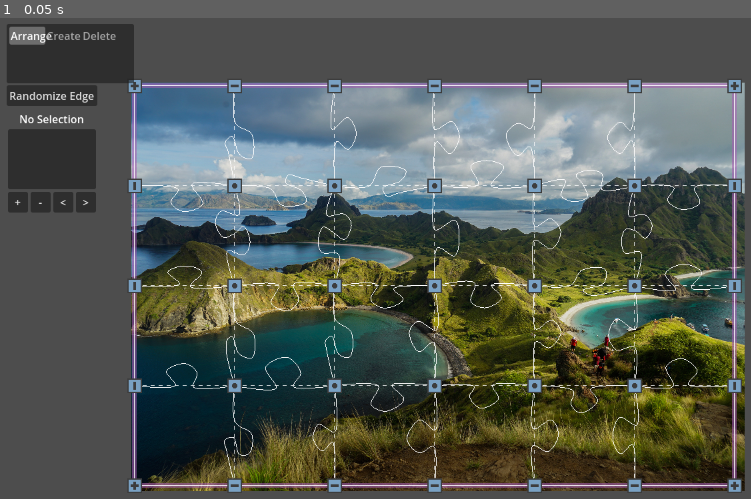
Above: before the commit, frame 1.
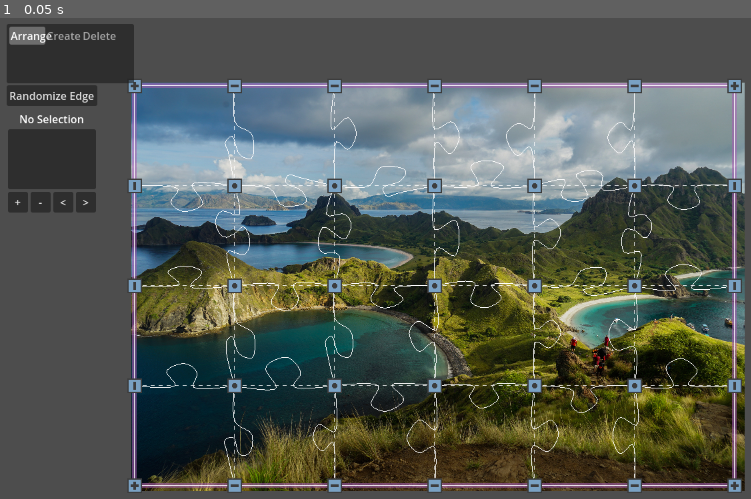
Above: after the commit, the same moment.

Repository: kreibaum/puzzle-shark
Game: Godot game, scene res://editor.tscn
Two runs of this game, one before a commit and one after it. Both use one fixed random seed, a clock stepped at 60 frames per second and the inputs below.
Inputs:
- Up to frame 1 (0.05 s): no input

The runs differ from the first frame. In frame 1, 0.3% of the frame differs, in the area x 21-94%, y 16-94%.

Commit message:
deserialization now restores edges, stickers still missing

Diff:
--- a/Edge/CatmulRomSpline.gd
+++ b/Edge/CatmulRomSpline.gd
@@ -1,25 +1,14 @@
-class_name CatmulRomSpline extends Line2D
-
-@export var samples: int = 128
-
-# A spline follows several points. These points are called "control points".
-var control_points: PackedVector2Array
-
-# Each control point is associated with a time value.
-var control_times: PackedFloat32Array
-
-var is_relevant: bool = false
+class_name CatmulRomSpline extends Object
 
 # Called when the node enters the scene tree for the first time.
-func refresh_samples(guide: PackedVector2Array):
+static func refresh_samples(control_points: PackedVector2Array, samples: int) -> PackedVector2Array:
 	# We do a Catmul-Rom spline interpolation between the points of the Line2D
 	# node that guides the spline.
 
-	control_points = guide
 	if control_points.size() < 4:
-		return
+		return control_points.duplicate()
 
-	control_times = PackedFloat32Array()
+	var control_times = PackedFloat32Array()
 	control_times.append(0.0)
 	for i in range(1, control_points.size()):
 		var alpha = 0.5  # Regular Catmul-Rom spline.
@@ -40,28 +29,27 @@
 		while index < control_times.size() - 1 and control_times[index + 1] < t:
 			index += 1
 
-		var t0 = control_times[clp(index - 1)]
-		var t1 = control_times[clp(index)]
-		var t2 = control_times[clp(index + 1)]
-		var t3 = control_times[clp(index + 2)]
+		var size = control_points.size()
+		var t0 = control_times[clp(index - 1, size)]
+		var t1 = control_times[clp(index, size)]
+		var t2 = control_times[clp(index + 1, size)]
+		var t3 = control_times[clp(index + 2, size)]
 
-		var p0 = control_points[clp(index - 1)]
-		var p1 = control_points[clp(index)]
-		var p2 = control_points[clp(index + 1)]
-		var p3 = control_points[clp(index + 2)]
+		var p0 = control_points[clp(index - 1, size)]
+		var p1 = control_points[clp(index, size)]
+		var p2 = control_points[clp(index + 1, size)]
+		var p3 = control_points[clp(index + 2, size)]
 
 		var point = interpolate_one_point(p0, p1, p2, p3, t0, t1, t2, t3, t)
 		sample_points.append(point)
 
 	sample_points.append(control_points[control_points.size() - 1])
-
-	points = sample_points
-	is_relevant = true
+	return sample_points
 
 
 # Clamp function, that is context aware.
-func clp(index: int) -> int:
-	return clamp(index, 0, control_points.size() - 1)
+static func clp(index: int, size: int) -> int:
+	return clamp(index, 0, size - 1)
 	# if index < 0:
 	# 	return 0
 	# elif index >= control_points.size():
@@ -70,7 +58,7 @@
 	# 	return index
 
 
-func interpolate_one_point(
+static func interpolate_one_point(
 	p0: Vector2,
 	p1: Vector2,
 	p2: Vector2,
@@ -91,11 +79,11 @@
 	return interpolate_one_layer(b1, b2, t1, t2, t)
 
 
-func interpolate_one_layer(p0: Vector2, p1: Vector2, t0: float, t1: float, t: float) -> Vector2:
+static func interpolate_one_layer(p0: Vector2, p1: Vector2, t0: float, t1: float, t: float) -> Vector2:
 	if basically_equal(p0, p1):
 		return p0
 	return p0 * ((t1 - t) / (t1 - t0)) + p1 * ((t - t0) / (t1 - t0))
 
 
-func basically_equal(a: Vector2, b: Vector2) -> bool:
+static func basically_equal(a: Vector2, b: Vector2) -> bool:
 	return a.distance_to(b) < 0.1
--- a/Edge/Edge.gd
+++ b/Edge/Edge.gd
@@ -9,6 +9,10 @@
 ## Thickness of the outline that is shown when hovered or active
 @export var outline_width: float = 10.0
 @export var	collider_width: float = 16.0
+
+## Number of samples of the interpolated curve
+@export var samples: int = 128
+
 
 ## Points of the edge skeleton (local coordinates)
 ## Skeleton points are normalized in local coordinates such that the
@@ -17,6 +21,9 @@
 
 ## Points of the smoothly interpolated edge (local coordinates)
 var points: PackedVector2Array
+
+## Points of the dashed guide line that directly connects the vertices
+var guide: PackedVector2Array = PackedVector2Array()
 
 ## Difference vector from left to right vertex of the edge (global coordinates)
 var baseline: Vector2 = Vector2(0, 0)
@@ -39,7 +46,7 @@
 	var edge_shape = PackedVector2Array()
 	edge_shape.append(left)
 	edge_shape.append(right)
-	self.points = edge_shape
+	set_skeleton(edge_shape)
 	update()
 
 
@@ -55,9 +62,7 @@
 
 ## Smooth the edge skeleton via a CatmulRomSpline
 func smooth_skeleton():
-	$CatmulRomSpline.refresh_samples(self.skeleton)
-	if $CatmulRomSpline.is_relevant:
-		self.points = $CatmulRomSpline.points.duplicate()
+	self.points = CatmulRomSpline.refresh_samples(self.skeleton, samples)
 
 ## Set a new skeleton for the edge
 func set_skeleton(new_points: PackedVector2Array):
@@ -167,6 +172,10 @@
 # At this point, all other nodes already exist, even though they may not be
 # members of the scene tree yet.
 func _ready():
+	# Initialize the guide line
+	for i in range(0, 26):
+		guide.append(Vector2(i * 4, 0))
+
 	normalize_skeleton()
 	left_vertex.position_changed.connect(query_update_position)
 	right_vertex.position_changed.connect(query_update_position)
@@ -174,12 +183,11 @@
 	update()
 
 func _draw():
+	# draw the actual line
 	draw_polyline(points, Color.WHITE, -1, false)
-	# if active or focused:
-	var multiline = PackedVector2Array()
-	for i in range(0, 26):
-		multiline.append(Vector2(i * 4, 0))
-	draw_multiline(multiline, Color(1.0, 1.0, 1.0, 0.8))
+	# draw the guide
+	draw_multiline(guide, Color(1.0, 1.0, 1.0, 0.8))
+	# draw the edge handle if activated
 
 ## Check for overlap with another edge.
 func _process(_delta):
--- a/Edge/Edge.gdshader
+++ /dev/null
@@ -1,12 +0,0 @@
-shader_type canvas_item;
-
-void fragment() {
-	// Place fragment code here.
-	vec4 color = texture(TEXTURE, UV);
-	if (COLOR.a == 0.0) {
-		COLOR = vec4(0.4, 0.6, 0.9, 0.1);
-	}
-	else {
-		COLOR = color;
-	}
-}
--- a/Edge/edge.tscn
+++ b/Edge/edge.tscn
@@ -1,7 +1,6 @@
-[gd_scene load_steps=5 format=3 uid="uid://gjm0smikvmpw"]
+[gd_scene load_steps=4 format=3 uid="uid://gjm0smikvmpw"]
 
 [ext_resource type="Script" path="res://Edge/Edge.gd" id="1_m0crv"]
-[ext_resource type="Script" path="res://Edge/CatmulRomSpline.gd" id="2_2wmnf"]
 
 [sub_resource type="Gradient" id="Gradient_6fvmw"]
 interpolation_mode = 2
@@ -18,15 +17,10 @@
 collision_mask = 4
 monitorable = false
 script = ExtResource("1_m0crv")
+samples = 32
 
 [node name="Polygon" type="CollisionPolygon2D" parent="."]
 polygon = PackedVector2Array(13, -1, 13, 14, 110, 18, 92, -37, 120, -57, 148, -40, 128, 16, 238, 11, 234, -15, 170, -18, 187, -66, 113, -103, 61, -62, 57, -36, 75, -14, 17, -20)
-
-[node name="CatmulRomSpline" type="Line2D" parent="."]
-visible = false
-points = PackedVector2Array(429, -92)
-script = ExtResource("2_2wmnf")
-samples = 64
 
 [node name="Outline" type="Line2D" parent="."]
 show_behind_parent = true
--- a/PuzzleCanvas/CanvasSerializer.gd
+++ b/PuzzleCanvas/CanvasSerializer.gd
@@ -1,22 +1,49 @@
-class_name CanvasSerializer extends Node
+class_name CanvasSerializer extends Object
 
 ## We use the CanvasSerializer to store and load the state of the puzzle.
 ## This can also be (ab-)used to implement undo/redo functionality.
 ## This means we also store some ephemeral state like the current selection.
 
 
+static func serialize_vector2array(array: PackedVector2Array) -> Array:
+	var points = []
+	for point in array:
+		points.append({"x": point.x, "y": point.y})
+	return points
+
+
+static func deserialize_vector2array(points: Array) -> PackedVector2Array:
+	var array = PackedVector2Array()
+	for point in points:
+		array.append(Vector2(point["x"], point["y"]))
+	return array
+
+
 ## Serialize the canvas to a json object.
 ## { vertices : [ { x: 23.4, y: 77.3 } ] }
 static func serialize(canvas: PuzzleCanvas) -> Dictionary:
+	var indices = {}
 	var json = {}
+
 	json["vertices"] = []
+	json["edges"] = []
 
+	var index = 0
 	for vertex in canvas.vertices:
-		# TODO: Missing id (iterated and put in map for vertex -> id lookup)
-		# This lookup map is needed for the edges.
-		# TODO: anchor type must be serialized
 		# TODO: stickerId must be serialized, after we got stickers
-		json["vertices"].append({"x": vertex.position.x, "y": vertex.position.y})
+		var x = vertex.position.x
+		var y = vertex.position.y
+		var anchor = vertex.anchor
+
+		json["vertices"].append({"x": x, "y": y, "anchor": vertex.anchor})
+		indices[vertex] = index
+		index += 1
+
+	for edge in canvas.edges:
+		var left = indices[edge.left_vertex]
+		var right = indices[edge.right_vertex]
+		var skeleton = serialize_vector2array(edge.skeleton)
+		json["edges"].append({"left": left, "right": right, "skeleton": skeleton})
 
 	return json
 
@@ -26,4 +53,12 @@
 	canvas.clear()
 
 	for vertex in json["vertices"]:
-		canvas.create_vertex(Vector2(vertex["x"], vertex["y"]))
+		var canvas_vertex = canvas.create_vertex(Vector2(vertex["x"], vertex["y"]))
+		canvas_vertex.set_anchor_mode(vertex["anchor"])
+
+
+	for edge in json["edges"]:
+		var left = canvas.vertices[edge["left"]]
+		var right = canvas.vertices[edge["right"]]
+		var skeleton = deserialize_vector2array(edge["skeleton"])
+		canvas.create_edge(left, right, skeleton)
--- a/PuzzleCanvas/PuzzleCanvas.gd
+++ b/PuzzleCanvas/PuzzleCanvas.gd
@@ -183,9 +183,9 @@
 
 
 ## Creates an edge between the two vertices.
-func create_edge(left: Vertex, right: Vertex) -> Edge:
+func create_edge(left: Vertex, right: Vertex, skeleton: PackedVector2Array = $EdgeGenerator.random_line()) -> Edge:
 	var edge: Edge = edge_scene.instantiate()
-	edge.set_skeleton($EdgeGenerator.random_line())
+	edge.set_skeleton(skeleton)
 	edge.set_focused(false, true)  # force all edges in non-focused mode
 	edge.captured_hover_event.connect(handle_hover_event)
 	camera.zoom_changed.connect(edge.on_zoom_change)
